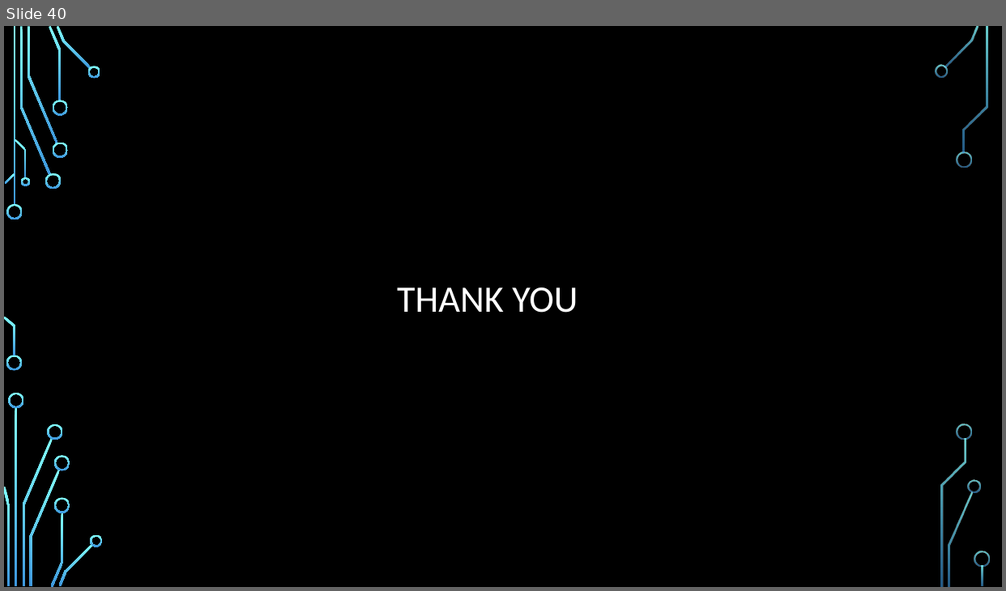
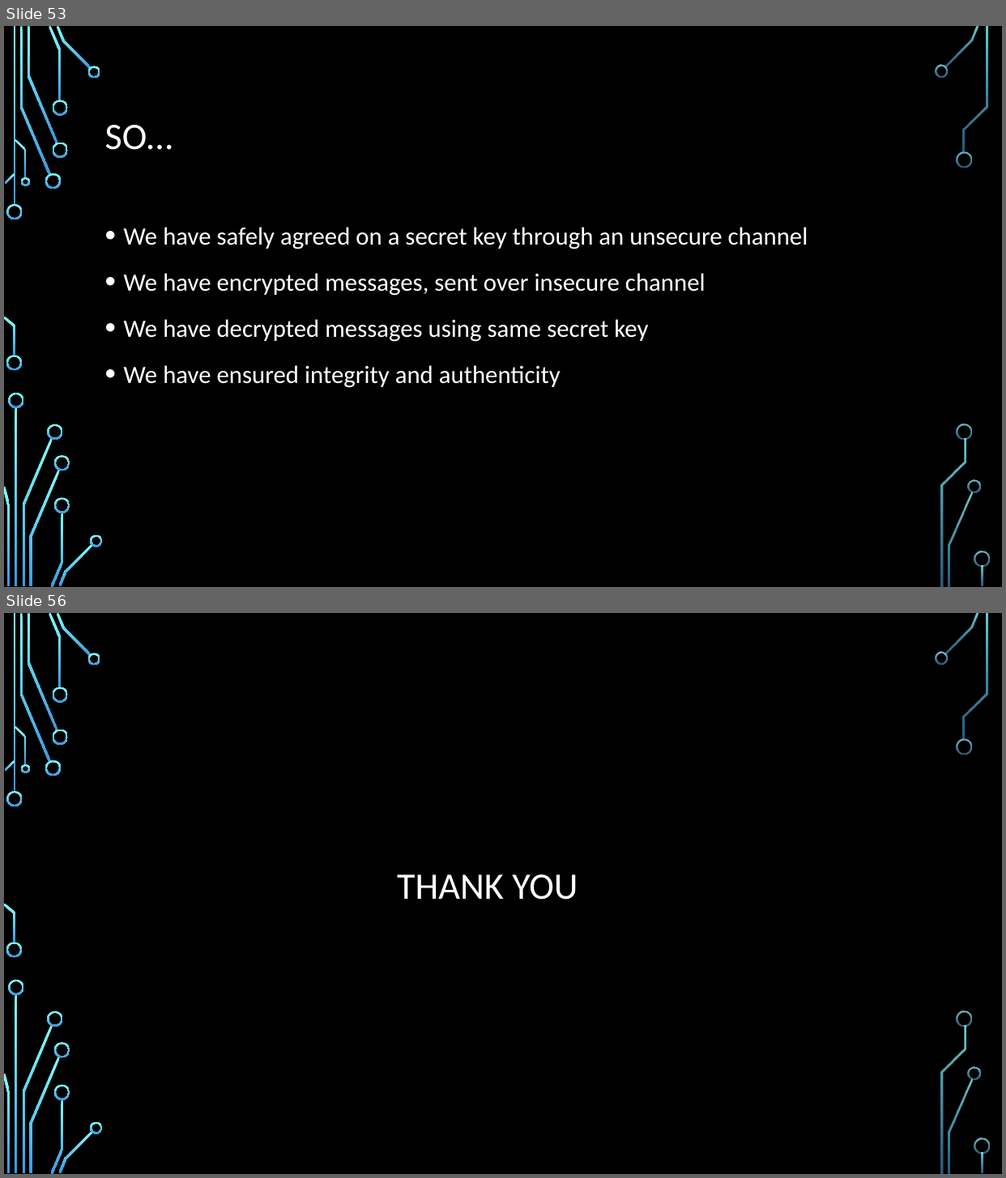
Before and after one commit to stevemann2705/meetup, a slide deck: Crypto.pptx. Shown one above the other, each under a label of ours: slide 40 before the commit, slides 53 and 56 after it; the slides between them are not shown. The pictures are 1006x591 and 1006x1178 pixels, drawn with LibreOffice and Linux fonts; fonts in the diff are those of the drawing; background and template pictures are left out. Boxes give left, top, right and bottom in pixels: in the first picture for what was removed or moved away, otherwise in the second. Text is boxed around its words. In the diff, an @@ line names an element or a change of style, - is before the commit and + after.

```diff
--- a/Crypto.pptx
+++ b/Crypto.pptx
@@ slide 53 added at bbox=[4, 26, 1002, 587], background picture (left out); not listed: 36 template elements that a slide beside it also shows @@
@@ title added at bbox=[105, 125, 173, 150], 36 pt, text #FFFFFF @@
+SO…
@@ text added at bbox=[124, 227, 808, 388], 24 pt, text #FFFFFF @@
+• We have safely agreed on a secret key through an unsecure channel
+• We have encrypted messages, sent over insecure channel
+• We have decrypted messages using same secret key
+• We have ensured integrity and authenticity
@@ what was slide 40 is now slide 56 @@
```
Also in this commit, not shown: 2 slides changed, 15 other slides added.
